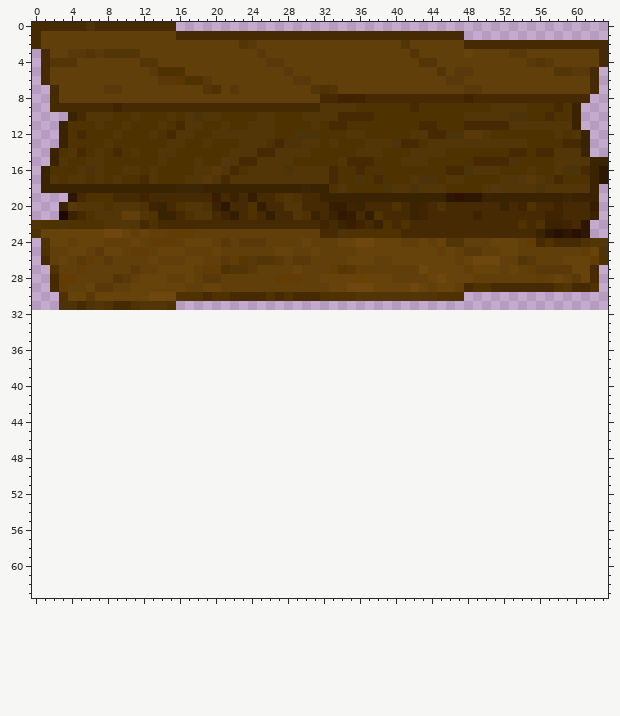
Two versions of one pixel-art sprite, CatAttackUnityProject/Assets/Sprites/UI/Panels/BoardButton.png. The picture above is the old version.
The file is 64x32 pixels. Colours within 5 levels of each other are drawn and written as one. The old version is drawn lined up with the new one, on the new canvas.
Now the later version:
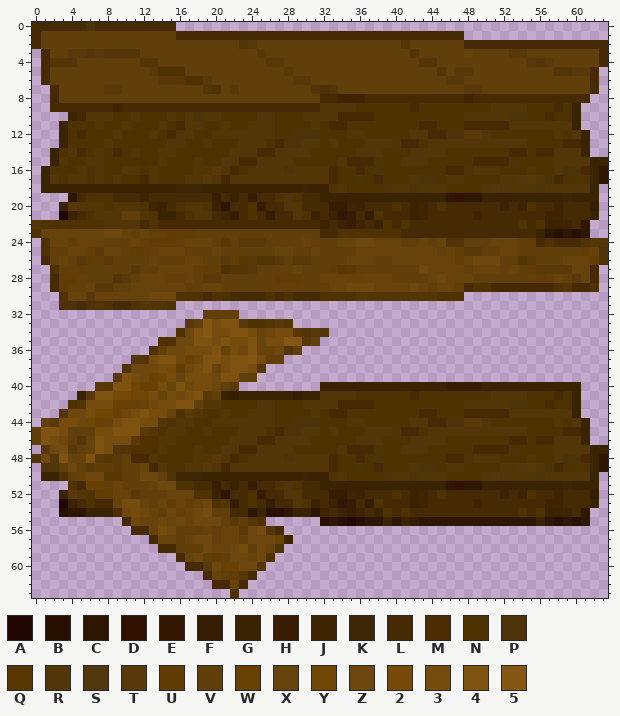
Palette (. is transparent): A #200800  B #271000  C #2e1700  D #301100  E #341700  F #341d00  G #392300  H #3a1c00  J #402300  K #3c2606  L #462a03  M #4c2c00  N #4e3200  P #4d3309  Q #593702  R #533608  S #53370e  T #593909  U #613c04  V #613f0b  W #694104  X #67430c  Y #704605  Z #6d470e  2 #764906  3 #754c0e  4 #7e520f  5 #845714
Changes in this commit:
canvas 64x32 -> 64x64
Changed rows in their new state; - is an unchanged pixel.
first column x 0:
32 -------------------VVVV-----------------------------------------
33 -----------------TV5344TNNRTR-----------------------------------
34 ----------------NZ4533443XZ33TRTR-------------------------------
35 --------------NNZZ4434334X3355TV--------------------------------
36 -------------NVZZ3334X3Z4XXZRV----------------------------------
37 -----------RR344ZWZ4434453VV------------------------------------
38 ----------NZZZ32UZ34X3443R--------------------------------------
39 ---------T43ZWY3X333Z44VV---------------------------------------
40 -------TQ44YWW3X4Z33ZVT---------GGGGGGGGGGGGGGFFFFGGGGGGGGGGG---
41 -----GT4432YY3X3Z34TVGFGGGGGGFGGRRRRNNNNNNLNNNNNNNNRRRRNNNLNG---
42 ----NR333WWWXZ3344VRRNNNNRRNNNRRRRLLLLNNNNNNNNNNRRRRRPPNNLNNG---
43 ---RZZ3YYWZ3433XNTRNNRNNRRRNNNNRNLLNNNNNNNNLLNNNLLLLLRRRRRRRG---
44 -VT33ZYWX34433RNRRNNRRRRRRRNNPPPNNNRRNNNNNRRLLPPTTRNNNNNNNRNRG--
45 V443VVV33444TRNRRNNRNNNRRRNLPPRRNRNNNRRRPLLNRRRRRRRRRRRNNNNLLG--
46 V43ZVRX4333TNNRRNNNNNNRRRLLRRRRNNNNNRRRNNNRRRRNNNNNNNLLNLLRRRG--
47 -QZ3TVX43RRNNNRNNNRNNSRLLRRRRNNNNNRLLLNNNRRRNNNNNLLLLPNNNNRRRRGG
48 RZR4XX4TQTVLLRNNNNRRTRLNRRRRPRRRRLNNLNPNNNNNNNLLPRRRNNNRNNRPPLGC
49 -RRVZVTUUTVVXLRNNRRTRLRRRRRRRRRRRLNNPNLNNNRPPNRRNNNNRRSTRPLNNNGC
50 -GGNVWZZQQVVZZVPKKKGGGGGGGGGGGKGGNRNNNNPRRPRRRNNNNRSRRRRPRRRRRG-
51 ----NLWWVXVVVXZZNNLLHLGLFLLNRNLLGGGGGGGGGGGGGGCDCCGGGGGGGGGKGGG-
52 ---GTRNUUXXTVVVXXXNNGCLLNFLLRRLLLFFJGLLLNLGJLNLLLLLLGLJNLLJLLLF-
53 ---AGLNLLX33XVXUXVXZNRFLNLFLLRNGLGEFLFNLLLGJLLLLLJLLLLLLLJJLLLG-
54 ---BCCGGGMZ3ZXVZVXZ3VVLLCGBBCGGCJLGHJLGNLNLLLLLLLLLLLLNLNGGJLC--
55 ----------LZXXZXZXZZZVTVRN------BCBABCCGCGFCCCCCCCCCCCCCGCBCBC--
56 -----------LLX3ZVVVXVXXTZ3RL------------------------------------
57 -------------LXXVXZZVXXVZZZXJ-----------------------------------
58 --------------LLVVVZXXZ3VZXP------------------------------------
59 ----------------LXZVUVZZXZN-------------------------------------
60 -----------------LLTZWWZZR--------------------------------------
61 -------------------LXVUQL---------------------------------------
62 --------------------LLXL----------------------------------------
63 ----------------------N-----------------------------------------
